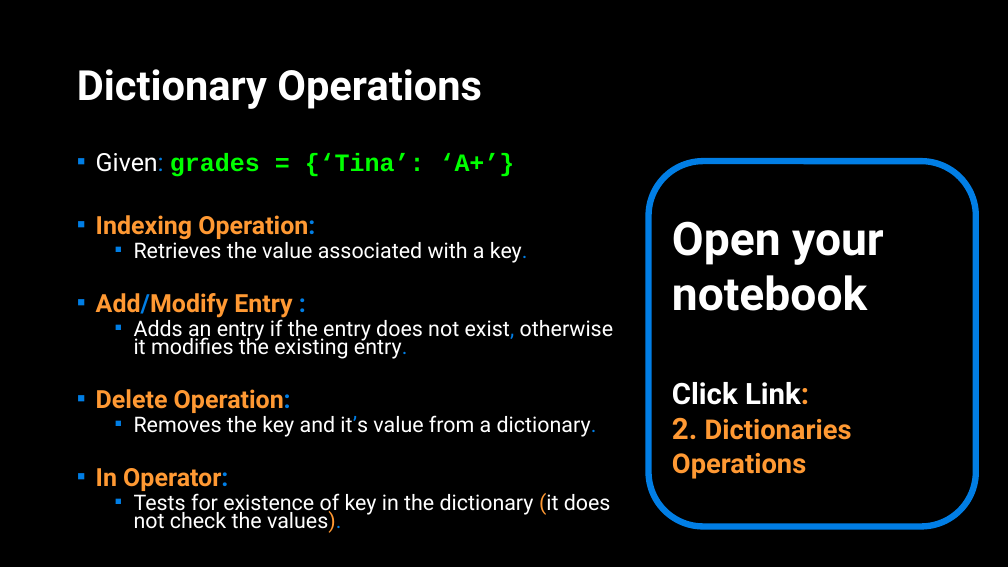
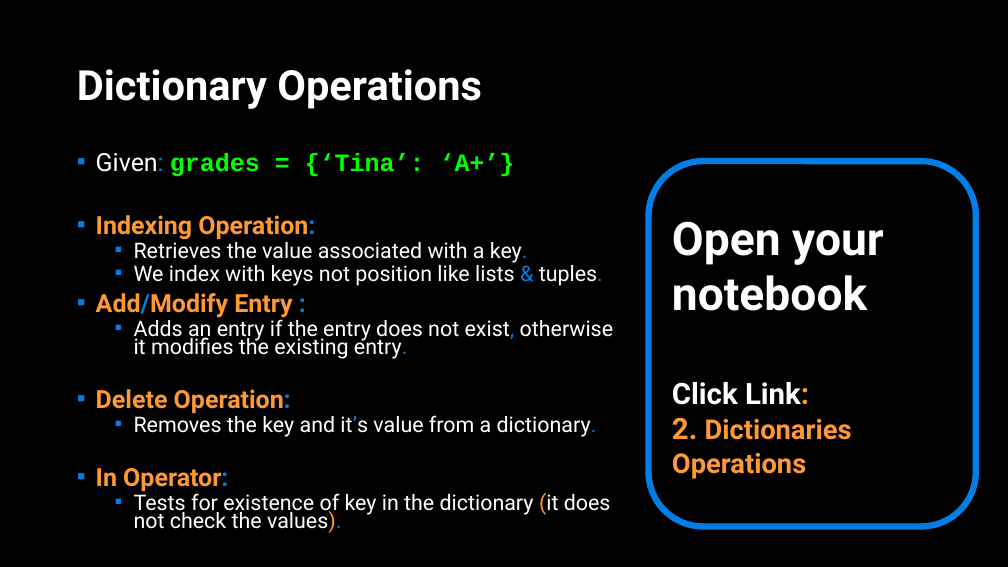
Before and after one commit to APS106/APS106-winter-2022-material, a slide deck: slide 8 of lectures/week8/lecture2/slides/week8_lecture2.pptx. Drawn at 1008x567 pixels with LibreOffice and Linux fonts; fonts in the diff are those of the drawing; background and template pictures are left out. Boxes give left, top, right and bottom in pixels: in the first picture for what was removed or moved away, otherwise in the second. Text is boxed around its words. In the diff, an @@ line names an element or a change of style, - is before the commit and + after.

```diff
--- a/lectures/week8/lecture2/slides/week8_lecture2.pptx
+++ b/lectures/week8/lecture2/slides/week8_lecture2.pptx
@@ text at <box>134,261,603,286</box>: paragraph added @@
+  ▪ We index with keys not position like lists & tuples.
```
Also in this commit, not shown: 6 other slides changed, 5 other files.
